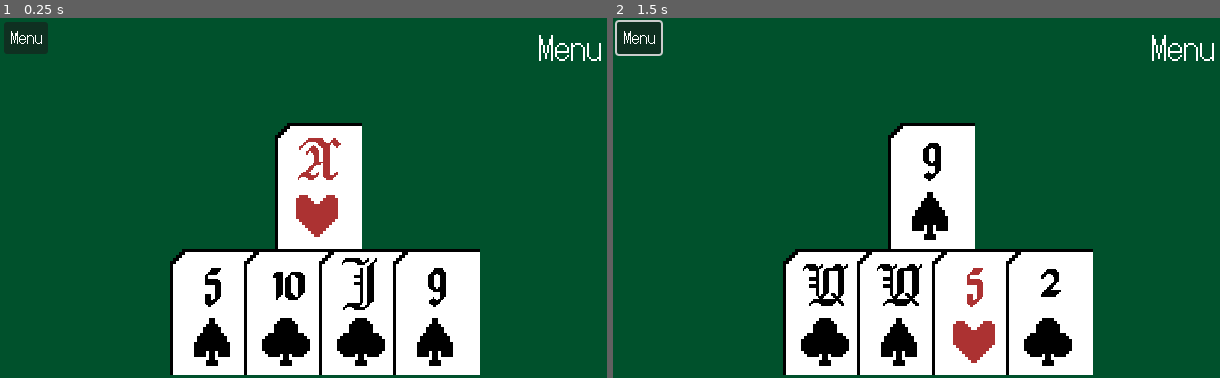
Above: before the commit, frames 1-2 (left to right).
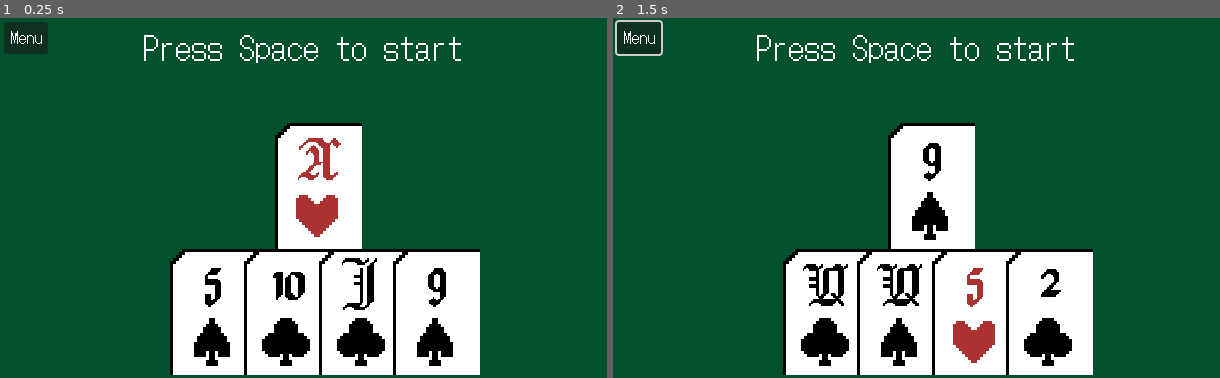
Above: after the commit, the same moments.

Repository: CJ5518/cribbage-scorer
Game: Godot game, scene res://scenes/game_scene.tscn
The game is run twice, just before and just after one commit, with the same random seed, the same clock (stepped at 60 frames per second) and the same inputs.
Inputs (mouse positions are in pixels of both pictures, inside the frame that each line leads up to):
- Up to frame 1 (0.25 s): no input
- Up to frame 2 (1.5 s): click "Menu" at 0.5 s; move the mouse to (1074, 180) at 1.27 s; hold D (card_viewer_suit_up) from 1.28 s (still down); tap 0 at 1.35 s; click (1074, 180) at 1.42 s

The runs differ from the first frame. In frame 1, 0.9% of the frame differs, in the area x 23-100%, y 4-13%; in frame 2, 0.9%.

Commit message:
Basic working copy

Diff:
--- a/project.godot
+++ b/project.godot
@@ -22,7 +22,6 @@
 window/size/viewport_height=360
 window/size/borderless=true
 window/stretch/mode="viewport"
-window/stretch/aspect="expand"
 window/stretch/scale_mode="integer"
 
 [editor_plugins]
@@ -66,6 +65,11 @@
 "events": [Object(InputEventMouseButton,"resource_local_to_scene":false,"resource_name":"","device":-1,"window_id":0,"a …(258 unchanged characters)…
 ]
 }
+readyToScore={
+"deadzone": 0.2,
+"events": [Object(InputEventKey,"resource_local_to_scene":false,"resource_name":"","device":-1,"window_id":0,"alt_pressed":false,"shift_pressed":false,"ctrl_pressed":false,"meta_pressed":false,"pressed":false,"keycode":0,"physical_keycode":32,"key_label":0,"unicode":32,"location":0,"echo":false,"script":null)
+]
+}
 
 [rendering]
 
--- a/scenes/game_scene.tscn
+++ b/scenes/game_scene.tscn
@@ -1,10 +1,11 @@
-[gd_scene load_steps=9 format=3 uid="uid://tm8nio65l2cl"]
+[gd_scene load_steps=10 format=3 uid="uid://tm8nio65l2cl"]
 
 [ext_resource type="Script" uid="uid://c1lupamm4dei5" path="res://scripts/game_scene.gd" id="1_onqr8"]
 [ext_resource type="PackedScene" uid="uid://cdpshql6jftai" path="res://scenes/CardSprite.tscn" id="2_onqr8"]
 [ext_resource type="Theme" uid="uid://dam5y0lg1fiyp" path="res://assets/MenuTheme.tres" id="3_bw6k5"]
 [ext_resource type="FontFile" uid="uid://cn4b38c7xfha2" path="res://assets/DotGothic16-Regular.ttf" id="3_ycayy"]
 [ext_resource type="LabelSettings" uid="uid://bh3o6rb41ea0c" path="res://assets/DefaultLabelSettings.tres" id="5_y3j0m"]
+[ext_resource type="Script" uid="uid://bqa1r4lmtxfb" path="res://scripts/sound_manager.gd" id="6_b5spy"]
 [ext_resource type="AudioStream" uid="uid://cbem7be6hrle" path="res://assets/correct.ogg" id="6_kk2rg"]
 [ext_resource type="AudioStream" uid="uid://23qbtg3b4fx" path="res://assets/wrong.ogg" id="7_b5spy"]
 
@@ -61,18 +62,46 @@
 horizontal_alignment = 1
 vertical_alignment = 1
 
-[node name="Label" type="Label" parent="Control"]
+[node name="PressSpaceToStart" type="Label" parent="Control"]
 texture_filter = 1
 layout_mode = 0
-offset_left = 538.0
+offset_left = 143.0
 offset_top = 4.0
 offset_right = 638.0
 offset_bottom = 104.0
-text = "Menu"
+text = "Press Space to start"
 label_settings = SubResource("LabelSettings_bw6k5")
 
-[node name="CorrectSound" type="AudioStreamPlayer2D" parent="."]
+[node name="ScoreEntry" type="Label" parent="Control"]
+visible = false
+texture_filter = 1
+layout_mode = 0
+offset_left = 600.0
+offset_top = 2.0
+offset_right = 1082.0
+offset_bottom = 102.0
+label_settings = SubResource("LabelSettings_bw6k5")
+
+[node name="Timer" type="Label" parent="Control"]
+visible = false
+texture_filter = 1
+layout_mode = 0
+offset_left = 54.0
+offset_top = 4.0
+offset_right = 638.0
+offset_bottom = 104.0
+scale = Vector2(0.5, 0.5)
+text = "1.34"
+label_settings = SubResource("LabelSettings_bw6k5")
+
+[node name="SoundManager" type="Node" parent="."]
+script = ExtResource("6_b5spy")
+
+[node name="CorrectSound" type="AudioStreamPlayer2D" parent="SoundManager"]
 stream = ExtResource("6_kk2rg")
 
-[node name="WrongSound" type="AudioStreamPlayer2D" parent="."]
+[node name="WrongSound" type="AudioStreamPlayer2D" parent="SoundManager"]
 stream = ExtResource("7_b5spy")
+
+[connection signal="correctAnswer" from="." to="SoundManager" method="_on_game_scene_correct_answer"]
+[connection signal="wrongAnswer" from="." to="SoundManager" method="_on_game_scene_wrong_answer"]
--- a/scripts/game_scene.gd
+++ b/scripts/game_scene.gd
@@ -6,6 +6,21 @@
 var cardSprites
 
 var deck
+var thisHandsScore = 0
+var hand
+var cutCard
+enum States {
+	Waiting,
+	Scoring
+}
+
+signal correctAnswer(hand: Array, cutCard: Array, time: float, score: int)
+signal wrongAnswer(hand: Array, cutCard: Array, time: float, score: int)
+
+var ourState: States = States.Waiting
+
+var timerStart = 0
+var numsJustPressed = []
 
 func setCard(obj, arr):
 	obj.setValue(arr[0])
@@ -13,22 +28,98 @@
 
 func randomCards():
 	deck.reset()
-	var hand = []
+	hand = []
 	for q in range(6):
 		hand.append(deck.drawCard())
-		print(hand[q][0])
-	print("---")
 	var handChoicesPlural = CribbageThinker.pickGoodChoicesForDiscard(hand)
+	#pick one of the potential several hand choices
 	var handChoice = handChoicesPlural[randi() % handChoicesPlural.size()]
 	for q in range(cardSprites.size()):
 		setCard(cardSprites[q], handChoice[q])
-	setCard($CutCard, deck.drawCard())
+	cutCard = deck.drawCard()
+	setCard($CutCard, cutCard)
+	thisHandsScore = Cribbage.countHand(handChoice, cutCard, false)
 
 func _ready() -> void:
 	cardSprites = [$CardSprite, $CardSprite2, $CardSprite3, $CardSprite4]
+	for q in range(10):
+		numsJustPressed.append(false)
 	deck = Deck.new()
 	randomCards()
 	$Control/MenuButton.pressed.connect(randomCards)
-# Called every frame. 'delta' is the elapsed time since the previous frame.
-func _process(delta: float) -> void:
-	pass
+
+#Could've done classes but with 2 states it wasn't really a huge deal imo
+func exitWaiting():
+	$Control/PressSpaceToStart.visible = false
+func enterWaiting():
+	ourState = States.Waiting
+	$Control/PressSpaceToStart.visible = true
+
+func enterScoring():
+	ourState = States.Scoring
+	numsJustPressed.fill(false)
+	$Control/Timer.visible = true
+	$Control/ScoreEntry.visible = true
+	timerStart = Time.get_unix_time_from_system()
+	randomCards()
+func exitScoring():
+	$Control/Timer.visible = false
+	$Control/ScoreEntry.visible = false
+	$Control/ScoreEntry.text = ""
+
+var scoreString = ""
+func processScoring():
+	$Control/Timer.text = str(Time.get_unix_time_from_system() - timerStart).pad_decimals(2)
+	#check if the user has entered anything
+	for q in range(numsJustPressed.size()):
+		var numPressed = numsJustPressed[q]
+		if numPressed:
+			numsJustPressed[q] = false
+			scoreString += str(q)
+			break
+	$Control/ScoreEntry.text = scoreString
+	if scoreString.length() == 2:
+		var scoreGuess = int(scoreString)
+		scoreString = ""
+		if scoreGuess == thisHandsScore:
+			correctAnswer.emit(hand, cutCard, Time.get_unix_time_from_system() - timerStart, scoreGuess)
+			exitScoring()
+			enterWaiting()
+		else:
+			wrongAnswer.emit(hand, cutCard, Time.get_unix_time_from_system() - timerStart, scoreGuess)
+
+func processWaiting():
+	if Input.is_action_just_released("readyToScore"):
+		exitWaiting()
+		enterScoring()
+
+func _process(_delta: float) -> void:
+	match ourState:
+		States.Waiting:
+			processWaiting()
+		States.Scoring:
+			processScoring()
+
+
+func _input(event):
+	if event is InputEventKey and event.pressed:
+		if event.keycode == KEY_0:
+			numsJustPressed[0] = true
+		if event.keycode == KEY_1:
+			numsJustPressed[1] = true
+		if event.keycode == KEY_2:
+			numsJustPressed[2] = true
+		if event.keycode == KEY_3:
+			numsJustPressed[3] = true
+		if event.keycode == KEY_4:
+			numsJustPressed[4] = true
+		if event.keycode == KEY_5:
+			numsJustPressed[5] = true
+		if event.keycode == KEY_6:
+			numsJustPressed[6] = true
+		if event.keycode == KEY_7:
+			numsJustPressed[7] = true
+		if event.keycode == KEY_8:
+			numsJustPressed[8] = true
+		if event.keycode == KEY_9:
+			numsJustPressed[9] = true
--- /dev/null
+++ b/scripts/sound_manager.gd
@@ -0,0 +1,10 @@
+extends Node
+
+
+#right
+func _on_game_scene_correct_answer(hand: Array, cutCard: Array, time: float, score: int) -> void:
+	$CorrectSound.play()
+
+#wrong
+func _on_game_scene_wrong_answer(hand: Array, cutCard: Array, time: float, score: int) -> void:
+	$WrongSound.play()
Not shown, added: scripts/sound_manager.gd.uid
